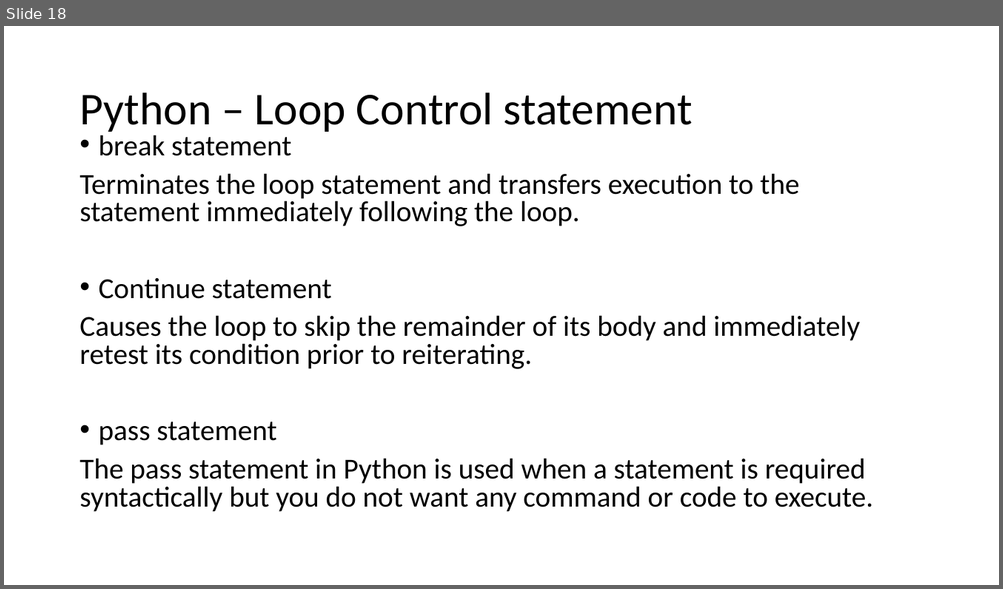
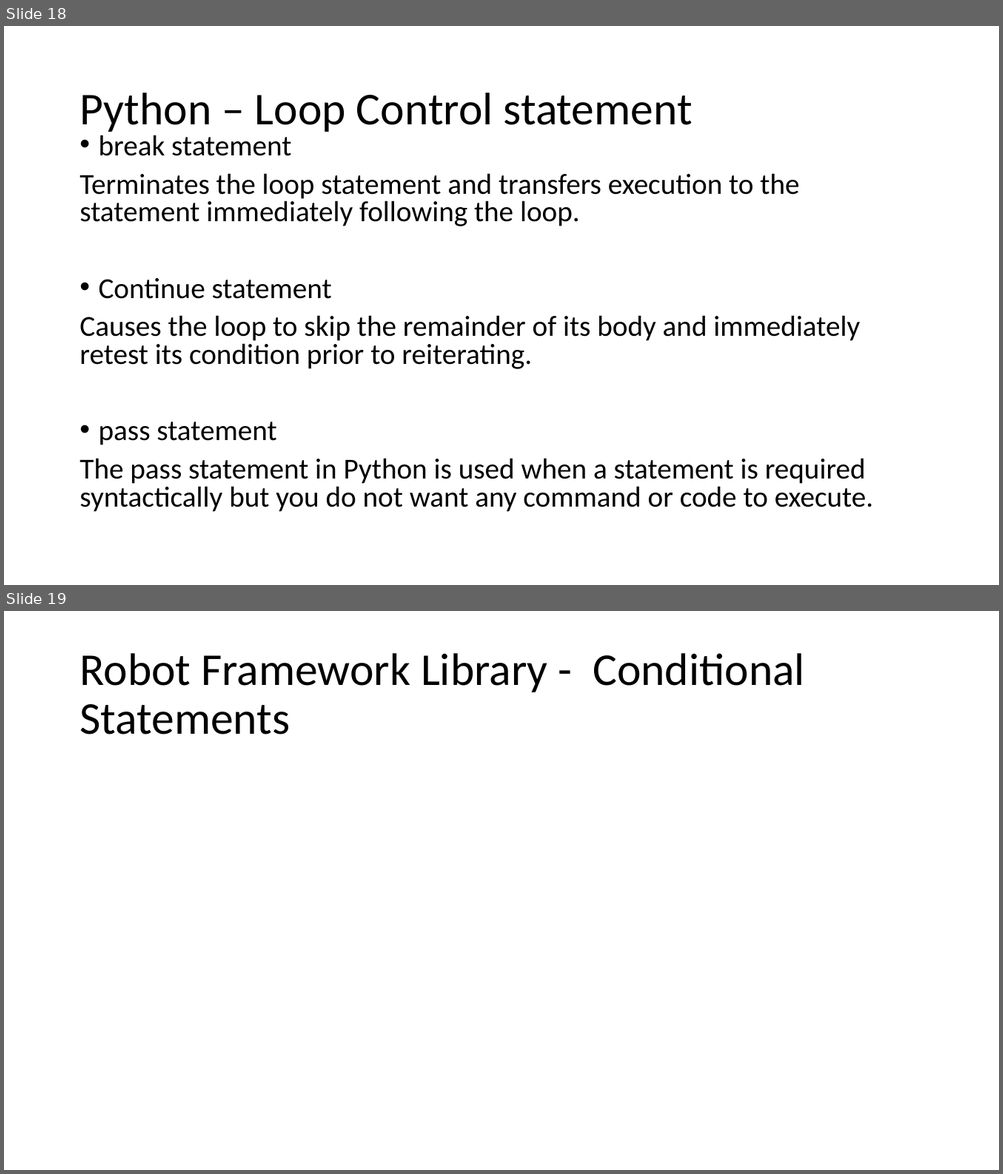
Before and after one commit to bhajojo/PythonTraining, a slide deck: Day_3_Training.pptx. Shown one above the other, each under a label of ours: slide 18 before the commit, slides 18 and 19 after it. The pictures are 1003x589 and 1003x1174 pixels, drawn with LibreOffice and Linux fonts; fonts in the diff are those of the drawing. Boxes give left, top, right and bottom in pixels: in the first picture for what was removed or moved away, otherwise in the second. Text is boxed around its words. In the diff, an @@ line names an element or a change of style, - is before the commit and + after.

```diff
--- a/Day_3_Training.pptx
+++ b/Day_3_Training.pptx
@@ slide 19 added at (4, 611, 999, 1170), background #FFFFFF @@
@@ title added at (79, 653, 805, 735), 44 pt, text #000000 @@
+Robot Framework Library - Conditional Statements
```
Also in this commit, not shown: 1 other slide added.
